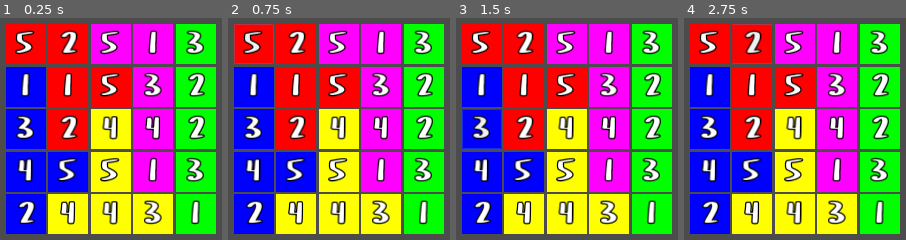
Above: before the commit, frames 1-4 (left to right).
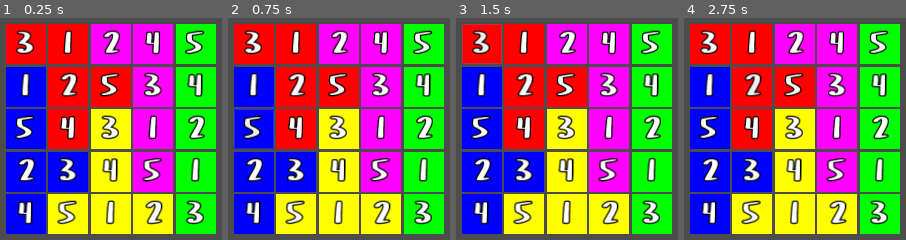
Above: after the commit, the same moments.

Repository: DeybisMelendez/logi-5
Game: Godot game, scene res://Main.tscn
The game is run twice, just before and just after one commit, with the same random seed, the same clock (stepped at 60 frames per second) and the same inputs. The project has no main scene, so this scene is started directly.
Inputs:
- Up to frame 1 (0.25 s): no input
- Up to frame 2 (0.75 s): click "5" at 0.5 s
- Up to frame 3 (1.5 s): click "3" at 1.25 s
- Up to frame 4 (2.75 s): click "2" at 2 s

The runs differ from the first frame. In frame 1, 14% of the frame differs, in the area x 6-93%, y 5-94%; in frame 2, 14%; in frame 3, 14%, in the area x 2-93%, y 2-94%; in frame 4, 14%.

Commit message:
segundo intento

Diff:
--- a/Main.gd
+++ b/Main.gd
@@ -1,9 +1,9 @@
 extends Control
 
 onready var cells = $CenterContainer/GridContainer.get_children()
-var last = 0
+onready var regions = get_regions()
+
 var better_board = {
-	errors_size = 10000,
 	errors = [],
 	board = []
 }
@@ -21,27 +21,42 @@
 	[3,8,13,18,23],
 	[4,9,14,19,24]
 ]
-onready var regions = get_regions()
 func _ready():
 	randomize()
+	randomize_board()
 	create_board()
-	yield(get_tree().create_timer(3),"timeout")
-	fix_errors()
+#	yield(get_tree().create_timer(3),"timeout")
+#	fix_errors()
 
 func create_board():
-#	for region in regions:
-#		for item in region.size():
-#			region[item].text = str(item+1)
-	var array = []
-	for i in 5:
-		for a in 5:
-			array.append(a+1)
-	for item in cells:
-		var random = array[randi()% array.size()-1]
-		item.text = str(random)
-		array.erase(random)
+	var last_errs = check_errors()
+	var errs = check_errors()
+	while errs.size() != 0:
+		#print(errs.size())
+		shuffle_errors(errs)
+		errs = check_errors()
+#		if last_errs.size() < errs.size():
+#			randomize_board()
+#	var array = []
+#	for i in 5:
+#		for a in 5:
+#			array.append(a+1)
+#	for item in cells:
+#		var random = array[randi()% array.size()-1]
+#		item.text = str(random)
+#		array.erase(random)
 
-func fix_errors():
+func randomize_board():
+	for region in regions:
+		var nums = [1,2,3,4,5]
+		nums.shuffle()
+		for item in region.size():
+			if not better_board["errors"].has(region[item]):
+				region[item].text = str(nums.pop_front())
+			else:
+				nums.erase(int(region[item].text))
+
+func check_errors():
 	var errors = []
 	#Si las filas tienen repetidos
 	for row in rows:
@@ -52,6 +67,7 @@
 			for b in values:
 				if  a != b and a.text == b.text and not errors.has(a):
 					errors.append(a)
+					#errors.append(b)
 	#Si las columnas tienen repetidos
 	for column in columns:
 		var values = []
@@ -61,31 +77,15 @@
 			for b in values:
 				if  a != b and a.text == b.text and not errors.has(a):
 					errors.append(a)
+					#errors.append(b)
 	#Si las regiones tienen repetidos
 	for region in regions:
 		for a in region:
 			for b in region:
 				if a != b and a.text == b.text and not errors.has(a):
 					errors.append(a)
-	if errors.size() == 0:
-		return
-	if better_board["errors_size"] > errors.size():
-		better_board["board"] = cells.duplicate()
-		better_board["errors_size"] = errors.size()
-		better_board["errors"] = errors.duplicate()
-		print(errors.size())
-	elif last > 100:
-		create_board()
-		errors = []
-		better_board["errors_size"] = 10000
-		last = 0
-	else:
-		cells = better_board["board"].duplicate()
-		errors = better_board["errors"].duplicate()
-		last += 1
-	shuffle_errors(errors)
-	#shuffle_errors(errors)
-	fix_errors()
+#					errors.append(b)
+	return errors
 
 func shuffle_errors(errors):
 	#print(errors.size())
